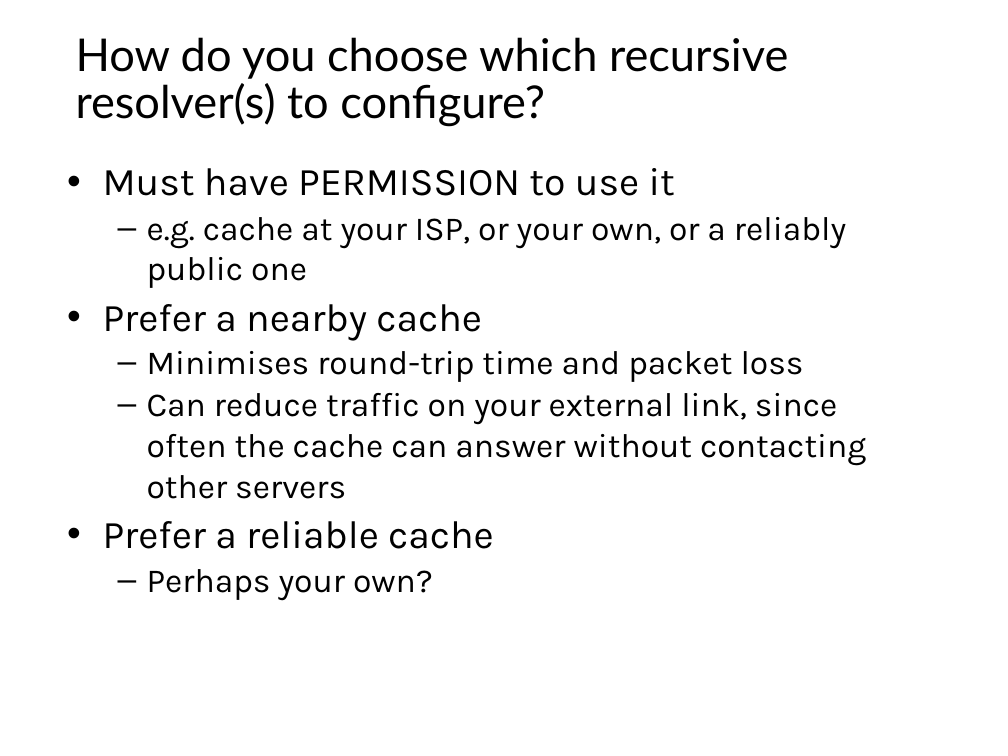
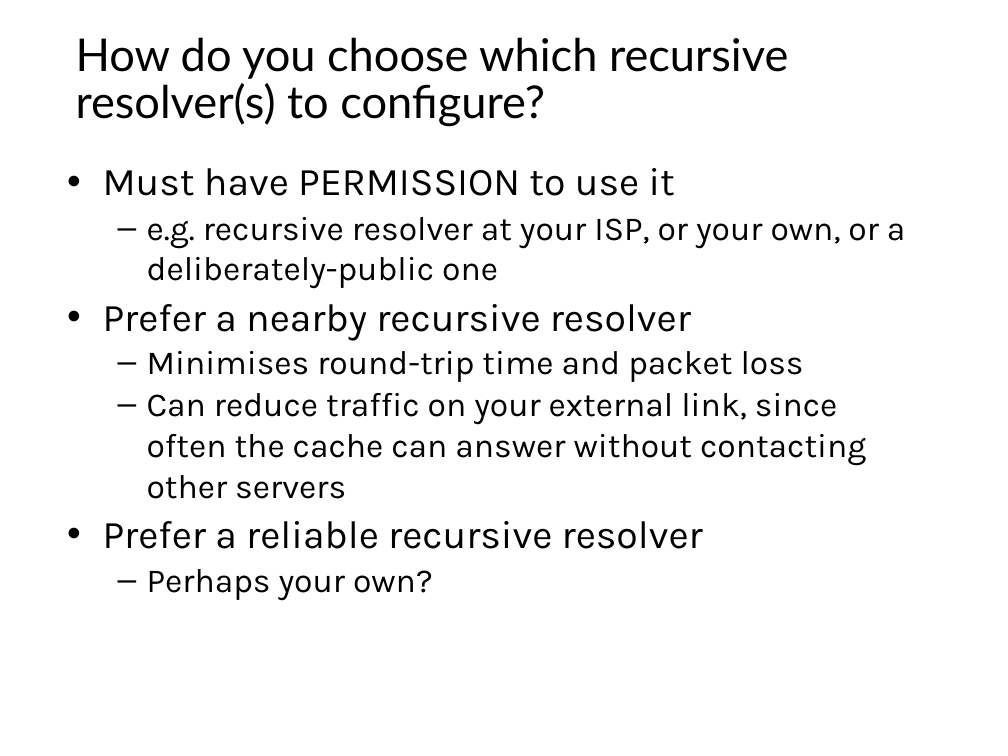
Before and after one commit to afnog/sse, a slide deck: slide 21 of dns/dns1-presentation.pptx. Drawn at 1008x756 pixels with LibreOffice and Linux fonts; fonts in the diff are those of the drawing; background and template pictures are left out. Boxes give left, top, right and bottom in pixels: in the first picture for what was removed or moved away, otherwise in the second. Text is boxed around its words. In the diff, an @@ line names an element or a change of style, - is before the commit and + after.

```diff
--- a/dns/dns1-presentation.pptx
+++ b/dns/dns1-presentation.pptx
@@ text at [103,217,905,341]: text changed @@
-  – e.g. cache at your ISP, or your own, or a reliably public one
-• Prefer a nearby cache
+  – e.g. recursive resolver at your ISP, or your own, or a deliberately-public one
+• Prefer a nearby recursive resolver
@@ text at [103,521,703,549]: text changed @@
-• Prefer a reliable cache
+• Prefer a reliable recursive resolver
```
Also in this commit, not shown: 8 other slides changed, 4 other files.
